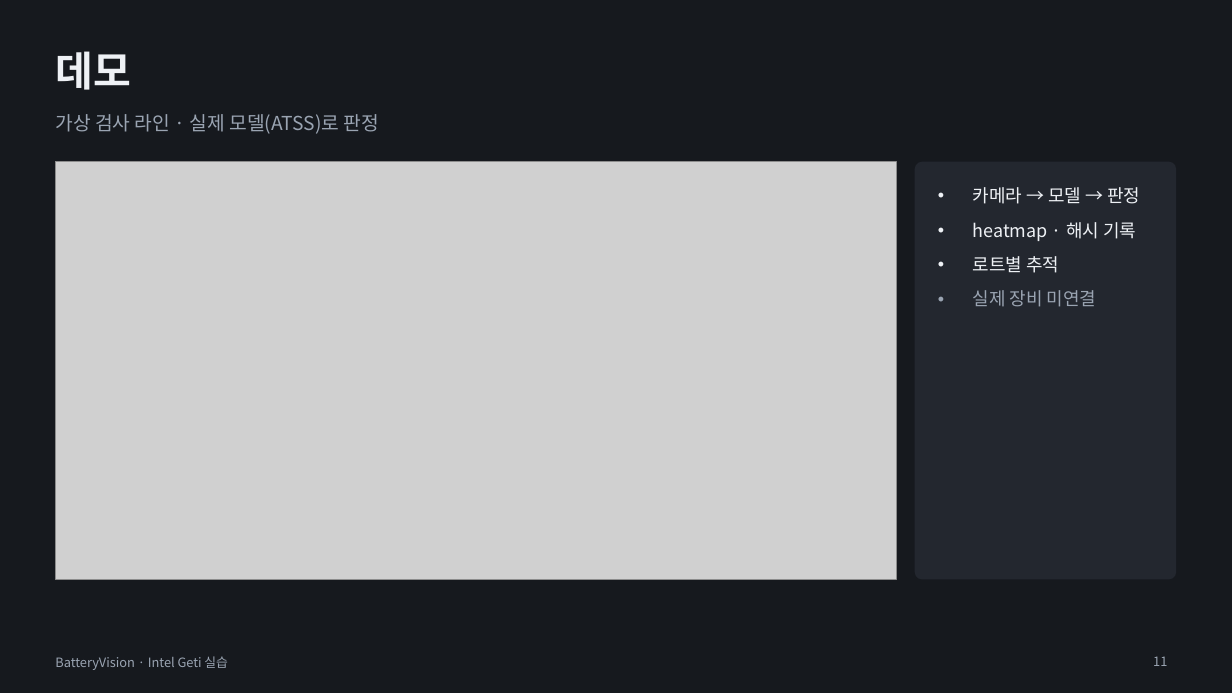
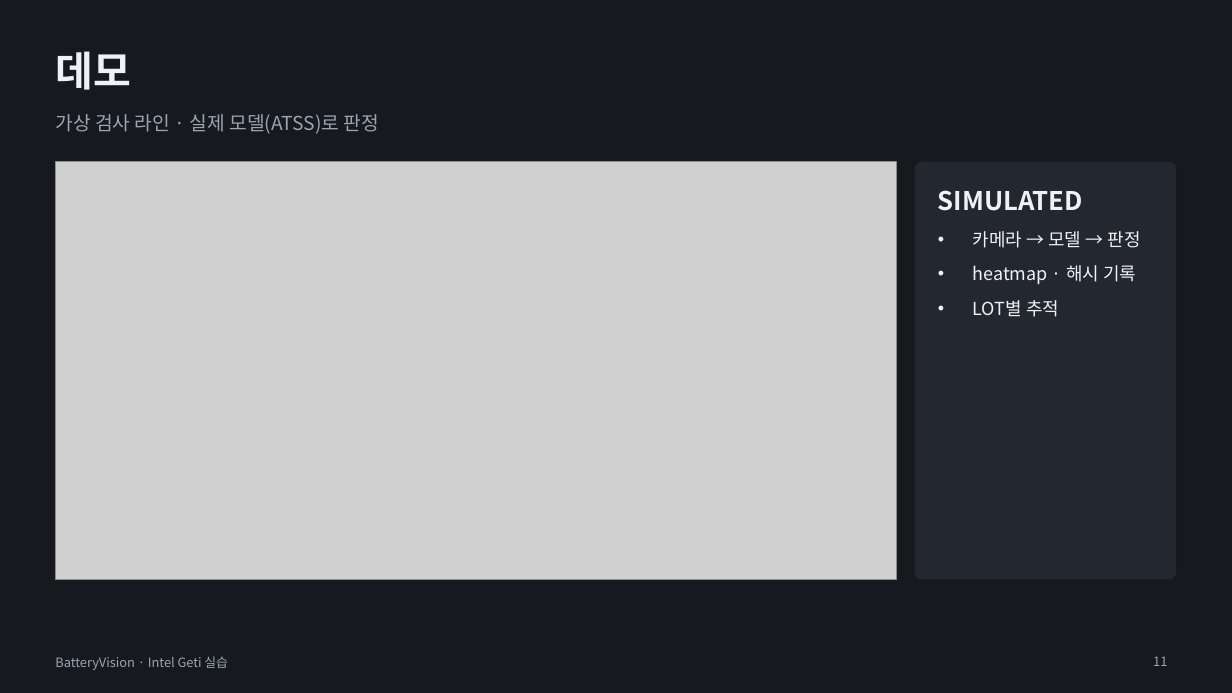
Before and after one commit to se4nchoi/batteryvision, a slide deck: slide 11 of docs/submission/BatteryVision_발표.pptx. Drawn at 1232x693 pixels with LibreOffice and Linux fonts; fonts in the diff are those of the drawing; grey boxes stand for pictures. Boxes give left, top, right and bottom in pixels: in the first picture for what was removed or moved away, otherwise in the second. Text is boxed around its words. In the diff, an @@ line names an element or a change of style, - is before the commit and + after.

```diff
--- a/docs/submission/BatteryVision_발표.pptx
+++ b/docs/submission/BatteryVision_발표.pptx
@@ text at (938, 190, 1083, 211): paragraph added @@
+SIMULATED
@@ text at (973, 300, 1059, 317): text changed; text colour #9AA4B2 to #EEF1F5 @@
-• 로트별 추적
-• 실제 장비 미연결
+• LOT별 추적
```
Also in this commit, not shown: 4 other slides changed, 1 slide added, 3 other files.
